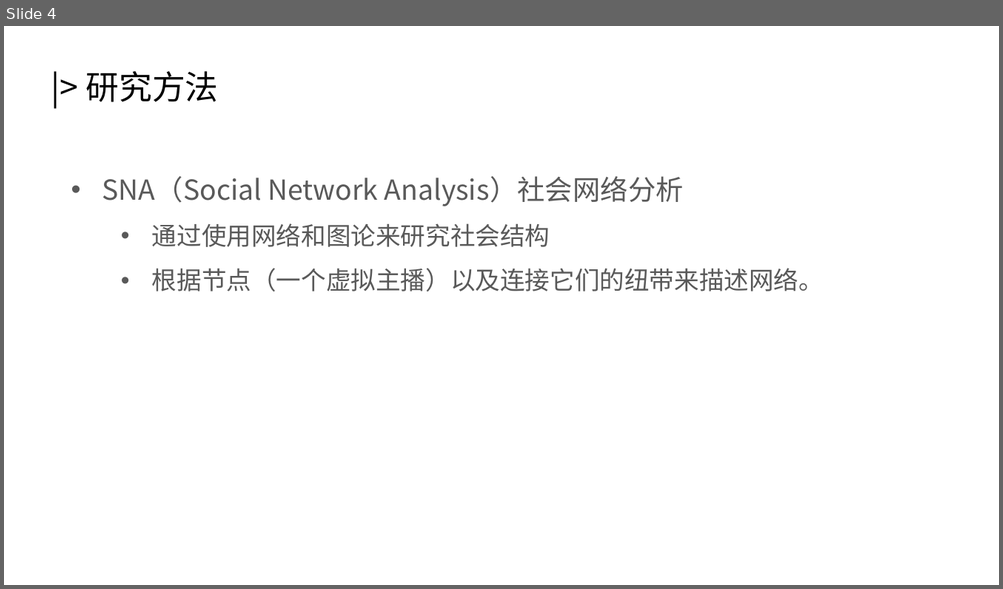
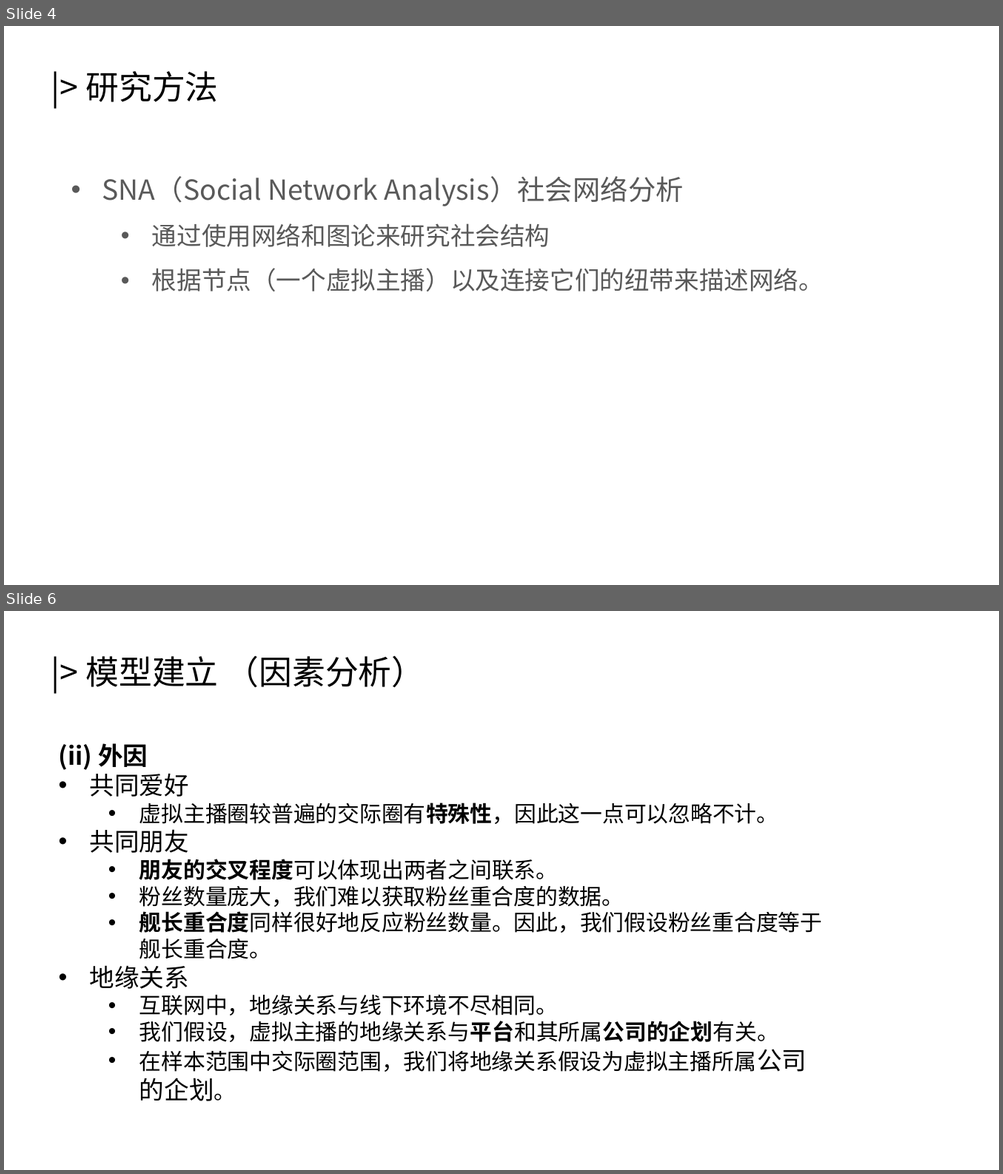
Before and after one commit to HomeArchbishop/math-modeling-2022, a slide deck: essay/复赛答辩.pptx. Shown one above the other, each under a label of ours: slide 4 before the commit, slides 4 and 6 after it; the slides between them are not shown. The pictures are 1003x589 and 1003x1174 pixels, drawn with LibreOffice and Linux fonts; fonts in the diff are those of the drawing. Boxes give left, top, right and bottom in pixels: in the first picture for what was removed or moved away, otherwise in the second. Text is boxed around its words. In the diff, an @@ line names an element or a change of style, - is before the commit and + after.

```diff
--- a/essay/复赛答辩.pptx
+++ b/essay/复赛答辩.pptx
@@ slide 6 added at (4,611,999,1170), background #FFFFFF @@
@@ text added at (86,655,425,687), 24 pt, text #000000 @@
+|> 模型建立 （因素分析）
@@ text added at (59,743,822,1102), 16 pt, text #000000 @@
+(ii) 外因
+• 共同爱好
+  • 虚拟主播圈较普遍的交际圈有特殊性，因此这一点可以忽略不计。
+• 共同朋友
+  • 朋友的交叉程度可以体现出两者之间联系。
+  • 粉丝数量庞大，我们难以获取粉丝重合度的数据。
+  • 舰长重合度同样很好地反应粉丝数量。因此，我们假设粉丝重合度等于舰长重合度。
+• 地缘关系
+  • 互联网中，地缘关系与线下环境不尽相同。
+  • 我们假设，虚拟主播的地缘关系与平台和其所属公司的企划有关。
+  • 在样本范围中交际圈范围，我们将地缘关系假设为虚拟主播所属公司的企划。
```
Also in this commit, not shown: 1 slide changed, 15 other slides added.
